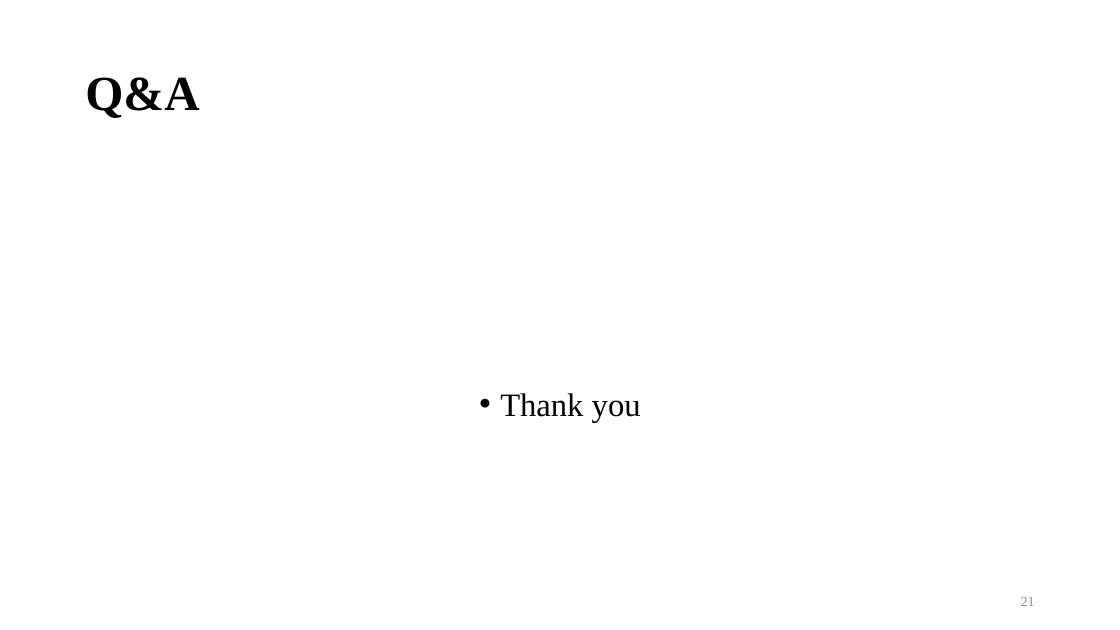
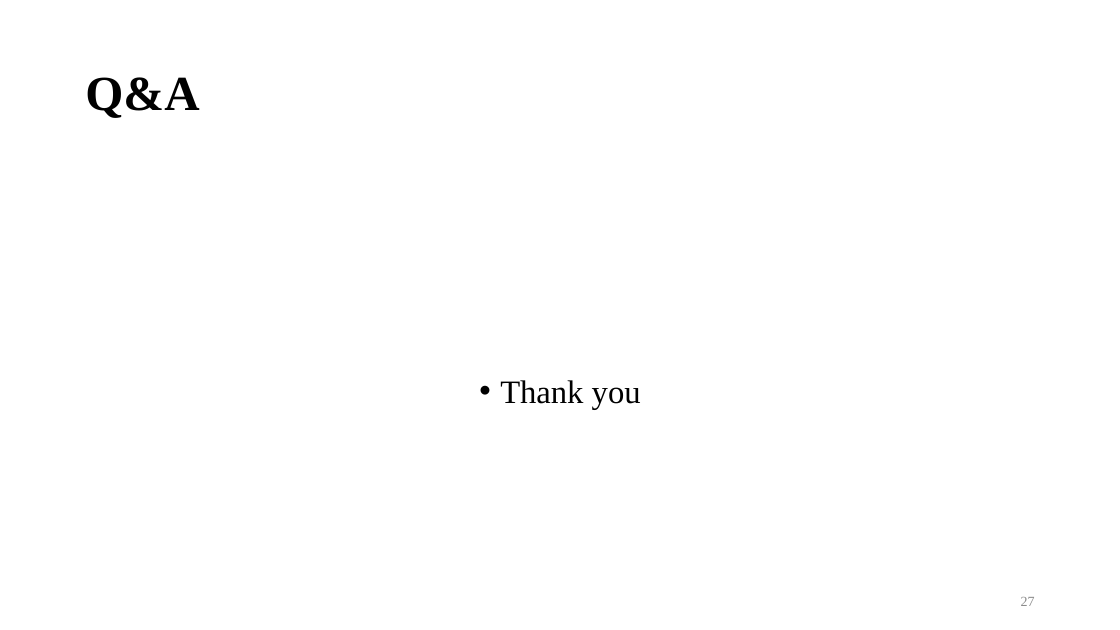
Before and after one commit to bernie6401/NTU_ML, a slide deck: slide 27 of Final Project/Final Paper/HO-Ensemble Learning for Brain Age Prediction.pptx (slide 21 before the commit). Drawn at 1120x630 pixels with LibreOffice and Linux fonts; fonts in the diff are those of the drawing; background and template pictures are left out. Boxes give left, top, right and bottom in pixels: in the first picture for what was removed or moved away, otherwise in the second. Text is boxed around its words. In the diff, an @@ line names an element or a change of style, - is before the commit and + after.

```diff
--- a/Final Project/Final Paper/HO-Ensemble Learning for Brain Age Prediction.pptx
+++ b/Final Project/Final Paper/HO-Ensemble Learning for Brain Age Prediction.pptx
@@ text "Thank you": place and size @@
-text "Thank you" at box(500, 393, 641, 422)
+text "Thank you" at box(500, 380, 641, 410)
@@ page number at box(1021, 597, 1035, 606): text changed @@
-21
+27
```
Also in this commit, not shown: 5 other slides changed, 6 slides added, 1 other file.
